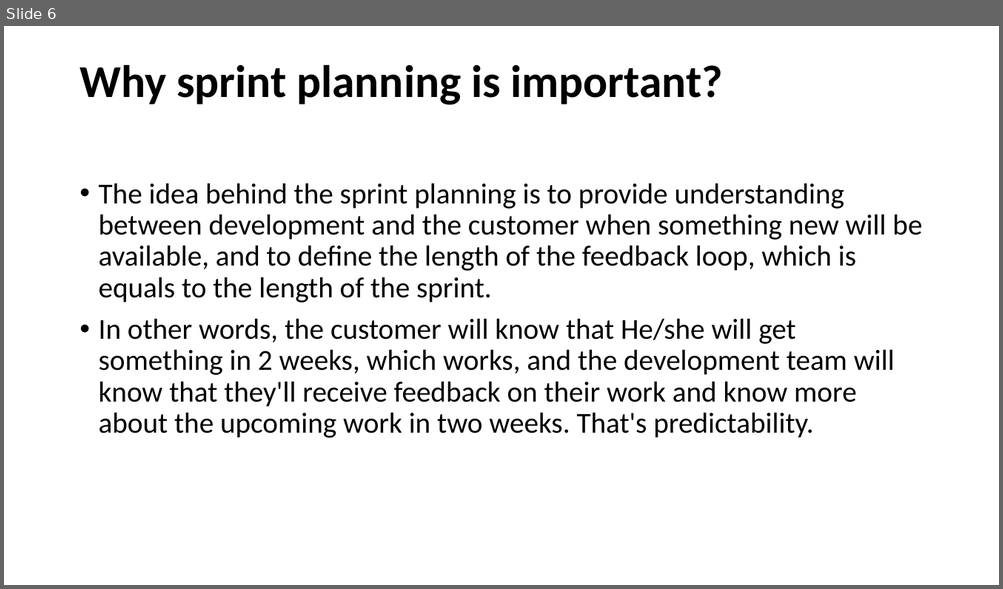
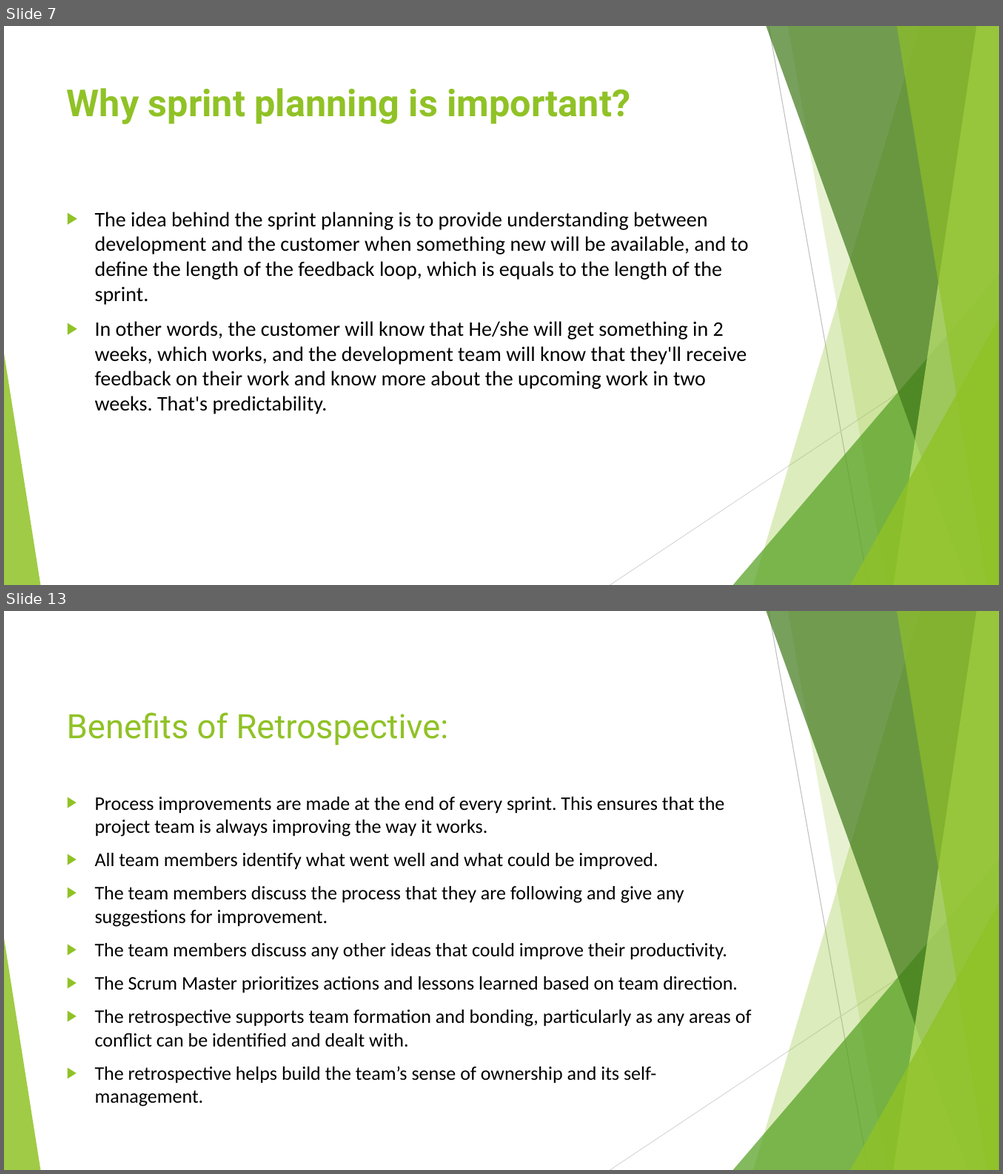
Before and after one commit to karthik07m/coredova-Sample-Ecommerce-app, a slide deck: 4 Types of Scrum Ceremonies.pptx. Shown one above the other, each under a label of ours: slide 6 before the commit, slides 7 and 13 after it; the slides between them are not shown. The pictures are 1003x589 and 1003x1174 pixels, drawn with LibreOffice and Linux fonts; fonts in the diff are those of the drawing. Boxes give left, top, right and bottom in pixels: in the first picture for what was removed or moved away, otherwise in the second. Text is boxed around its words. In the diff, an @@ line names an element or a change of style, - is before the commit and + after.

```diff
--- a/4 Types of Scrum Ceremonies.pptx
+++ b/4 Types of Scrum Ceremonies.pptx
@@ slide 13 added at (4,611,999,1170), background #FFFFFF; not listed: 10 template elements that a slide beside it also shows @@
@@ title added at (67,712,449,746), 32.4 pt, text #90C226 @@
+Benefits of Retrospective:
@@ text added at (95,797,751,1107), 18.6 pt, text #000000 @@
+▶ Process improvements are made at the end of every sprint. This ensures that the project team is always improving the way it works.
+▶ All team members identify what went well and what could be improved.
+▶ The team members discuss the process that they are following and give any suggestions for improvement.
+▶ The team members discuss any other ideas that could improve their productivity.
+▶ The Scrum Master prioritizes actions and lessons learned based on team direction.
+▶ The retrospective supports team formation and bonding, particularly as any areas of conflict can be identified and dealt with.
+▶ The retrospective helps build the team’s sense of ownership and its self-management.
@@ what was slide 6 is now slide 7 @@
@@ slide 7 changed as well @@
@@ title "Why sprint planning is important?": place and size @@
-title "Why sprint planning is important?" at (79,64,723,105)
+title "Why sprint planning is important?" at (67,88,630,124)
@@ title "Why sprint planning is important?" at (67,88,630,124): size 44 to 36 pt, font Calibri to Roboto, text colour #000000 to #90C226; line spacing 0.9 to 1; vertical alignment middle to top @@
@@ text "The idea behind the sprint ...": place and size @@
-text "The idea behind the sprint ..." at (99,183,922,438)
+text "The idea behind the sprint ..." at (95,212,748,414)
@@ text "The idea behind the sprint ..." at (95,212,748,414): size 28 to 20 pt; bullet • to ▶; line spacing 0.9 to 1 @@
@@ group added at (4,26,999,585): 5 freeform shapes, 3 triangles, 2 lines @@
```
Also in this commit, not shown: 4 other slides changed, 7 other slides added, 1 slide removed.
